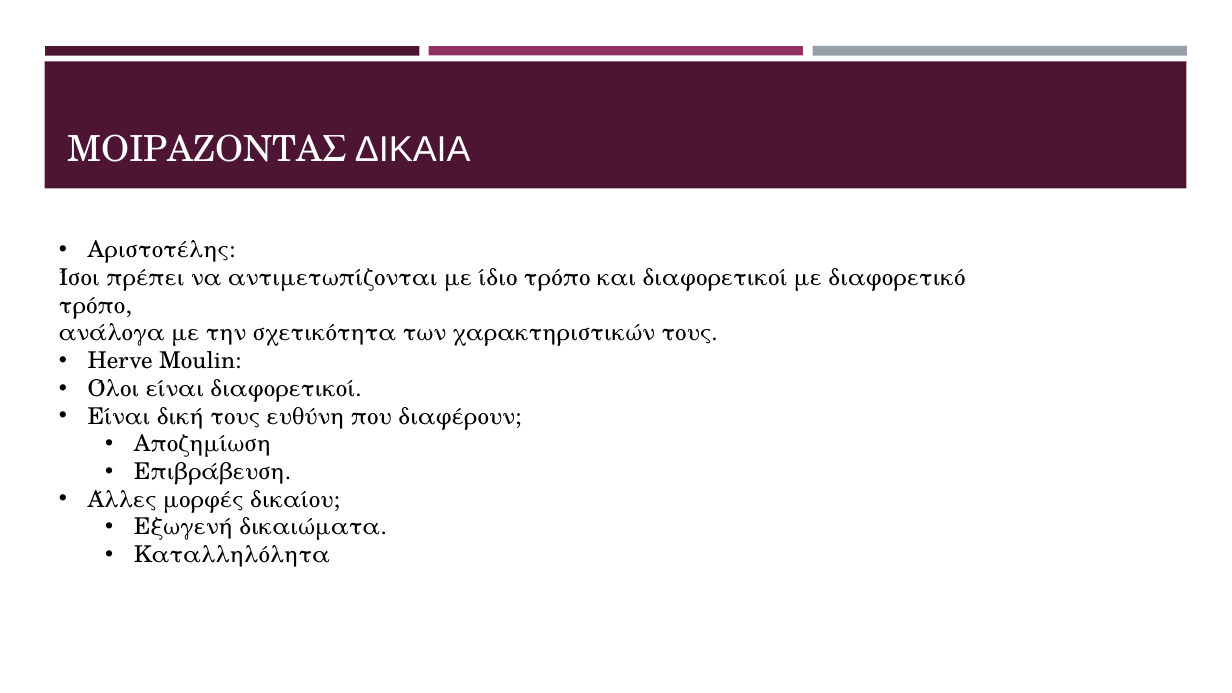
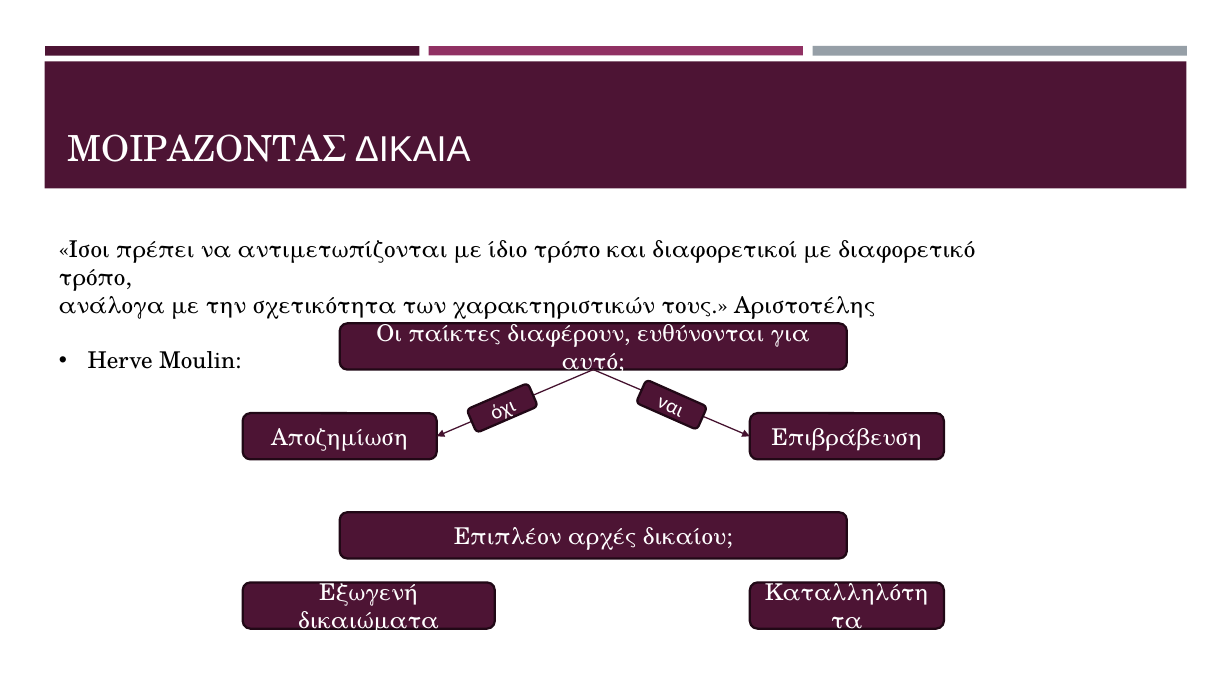
Before and after one commit to kwpap/Diplomatiki_kwpap_step_1, a slide deck: slide 6 of Thesis/Παρουσίαση.pptx. Drawn at 1232x693 pixels with LibreOffice and Linux fonts; fonts in the diff are those of the drawing. Boxes give left, top, right and bottom in pixels: in the first picture for what was removed or moved away, otherwise in the second. Text is boxed around its words. In the diff, an @@ line names an element or a change of style, - is before the commit and + after.

```diff
--- a/Thesis/Παρουσίαση.pptx
+++ b/Thesis/Παρουσίαση.pptx
@@ text at [59,240,975,319]: text changed @@
-• Αριστοτέλης:
-Ίσοι πρέπει να αντιμετωπίζονται με ίδιο τρόπο και διαφορετικοί με διαφορετικό τρόπο,
-ανάλογα με την σχετικότητα των χαρακτηριστικών τους.
+«Ίσοι πρέπει να αντιμετωπίζονται με ίδιο τρόπο και διαφορετικοί με διαφορετικό τρόπο,
+ανάλογα με την σχετικότητα των χαρακτηριστικών τους.» Αριστοτέλης
@@ rounded rectangle added at [340,323,848,370], fill #4D1434, outline #220917 1.75 pt, 18 pt, text #FFFFFF @@
+Οι παίκτες διαφέρουν, ευθύνονται για αυτό;
@@ text at [88,379,521,567]: paragraphs removed @@
-• Όλοι είναι διαφορετικοί.
-• Είναι δική τους ευθύνη που διαφέρουν;
-  • Αποζημίωση
-  • Επιβράβευση.
-• Άλλες μορφές δικαίου;
-  • Εξωγενή δικαιώματα.
-  • Καταλληλόλητα
@@ arrow added from (593, 370) to (437, 436), #45122F 1 pt @@
@@ rounded rectangle added at [467,383,538,433], fill #4D1434, outline #220917 1.75 pt, 16 pt, text #FFFFFF @@
+όχι
@@ arrow added from (593, 370) to (750, 436), #45122F 1 pt @@
@@ rounded rectangle added at [636,379,707,429], fill #4D1434, outline #220917 1.75 pt, 16 pt, text #FFFFFF @@
+ναι
@@ rounded rectangle added at [243,413,437,459], fill #4D1434, outline #220917 1.75 pt, 18 pt, text #FFFFFF @@
+Αποζημίωση
@@ rounded rectangle added at [750,413,945,459], fill #4D1434, outline #220917 1.75 pt, 18 pt, text #FFFFFF @@
+Επιβράβευση
@@ rounded rectangle added at [340,512,848,558], fill #4D1434, outline #220917 1.75 pt, 18 pt, text #FFFFFF @@
+Επιπλέον αρχές δικαίου;
@@ rounded rectangle added at [243,582,495,628], fill #4D1434, outline #220917 1.75 pt, 18 pt, text #FFFFFF @@
+Εξωγενή δικαιώματα
@@ rounded rectangle added at [750,582,945,628], fill #4D1434, outline #220917 1.75 pt, 18 pt, text #FFFFFF @@
+Καταλληλότητα
```
Also in this commit, not shown: 11 other slides changed, 2 slides added, 1 slide removed.
